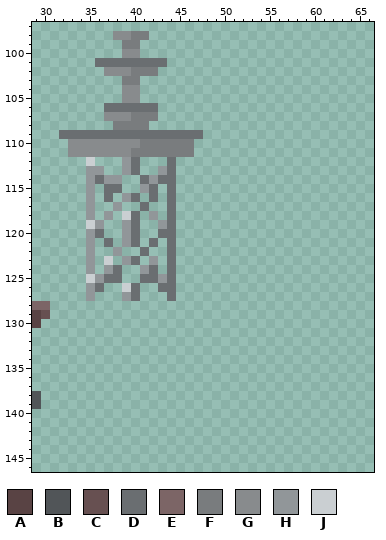
Two versions of one pixel-art file, PixelEngine/res/sprites/tiles.aseprite. That is the earlier state.
256x256 pixels, 1 frame. Colours within 5 levels of each other are drawn and written as one. Shown: x 29..66, y 97..146.
Palette (. is transparent): A #594344  B #515558  C #675051  D #6a6e71  E #7c6566  F #797c7e  G #888b8d  H #919699  J #cacfd2
Pixels before, first column x 29:
 98 .........GGFF......
 99 ..........FF.......
100 ..........GG.......
101 .......DDDDDDDD....
102 ........GGGFFF.....
103 ..........FF.......
104 ..........GG.......
105 ..........GG.......
106 ........DDDDDD.....
107 ........GGGFFF.....
108 .........FFFF......
109 ...DDDDDDDDDDDDDDDD
110 ....GGGGGGGGFFFFFF.
111 ....GGGGGGGFFFFFFF.
112 ......J...HD...D...
113 ......HH..HD..HD...
114 ......HDHH..DHDD...
115 ......H.DD..HD.D...
116 ......H.D.HD.D.D...
117 ......H..H..D..D...
118 ......H.H.JD.H.D...
119 ......JH..HD..HD...
120 ......HD..HD..DD...
121 ......H.D.HD.D.D...
122 ......H..H..D..D...
123 ......H.J.HD.H.D...
124 ......H.HD..HD.D...
125 ......JHDD..DDHD...
126 ......HD..JD..DD...
127 ......H...HD...D...
128 EE.................
129 AC.................
130 A..................
131 ...................
132 ...................
133 ...................
134 ...................
135 ...................
136 ...................
137 ...................
138 B..................
139 B..................
After the commit:
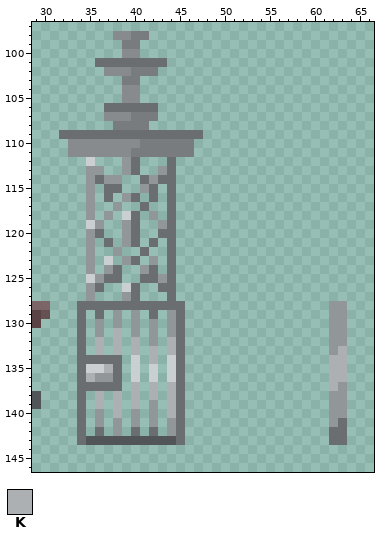
Colours new in this view: K #acb0b3
From old to new:
Changed rows in their new state; - is an unchanged pixel.
Layer "Layer 1":
first column x 34:
128 DDDDDDDDDDDD----------------HH
129 D-D-H-H-D-HD----------------HH
130 D-H-H-H-H-HD----------------HH
131 D-H-K-H-H-HD----------------HH
132 D-K-K-K-H-KD----------------HH
133 D-K-K-K-K-KD----------------HK
134 DDDDD-J-K-JD----------------KK
135 DJJKD-J-J-JD----------------KK
136 DKHHD-J-J-JD----------------KK
137 DDDDD-K-K-KD----------------KH
138 D-K-K-K-K-KD----------------HH
139 D-K-K-K-H-KD----------------HH
140 D-H-K-H-H-KD----------------HH
141 D-H-H-H-H-HD----------------HD
142 D-D-H-D-D-HD----------------DD
143 DBBBBBBBBBBD----------------DD
Pixel boxes of the changes (left, top, right, bottom) in both pictures:
added: (77, 301, 185, 445)
added: (329, 301, 347, 445)
